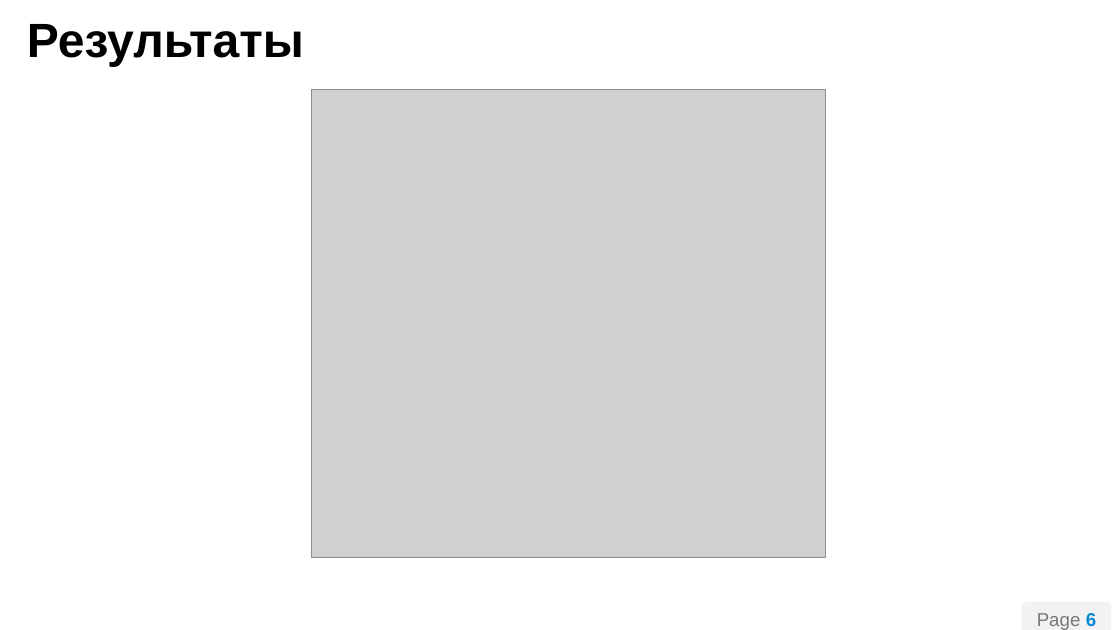
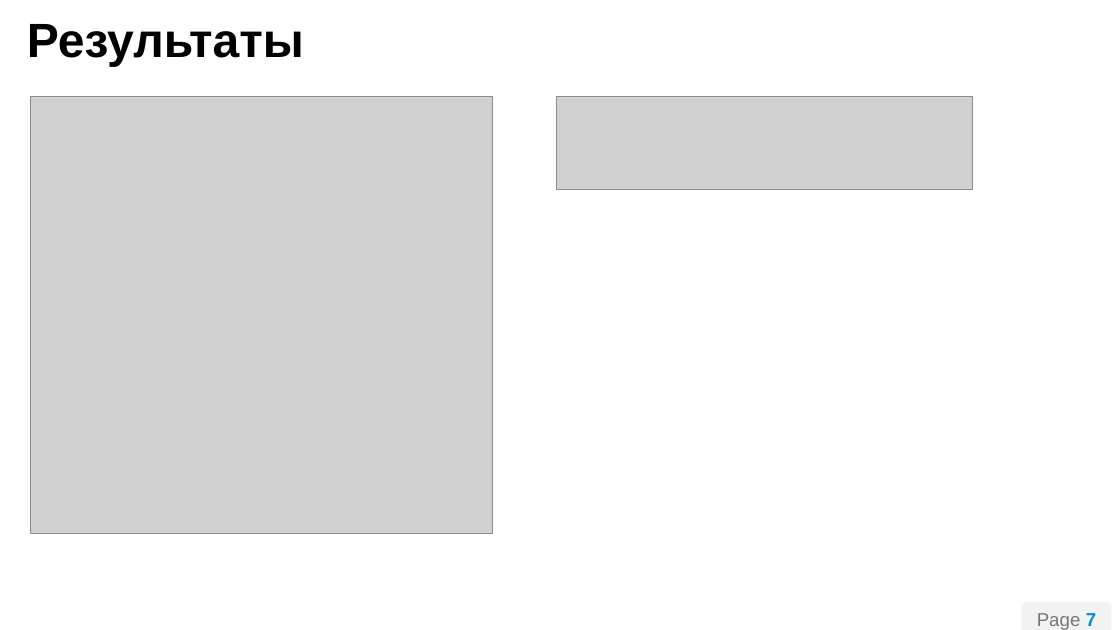
Before and after one commit to CompilerBootCamp/ProjectD, a slide deck: slide 7 of преза_Project_D_v2.pptx (slide 6 before the commit). Drawn at 1120x630 pixels with LibreOffice and Linux fonts; fonts in the diff are those of the drawing; grey boxes stand for pictures; background and template pictures are left out. Boxes give left, top, right and bottom in pixels: in the first picture for what was removed or moved away, otherwise in the second. Text is boxed around its words. In the diff, an @@ line names an element or a change of style, - is before the commit and + after.

```diff
--- a/преза_Project_D_v2.pptx
+++ b/преза_Project_D_v2.pptx
@@ picture removed at (311,89,827,558) @@
@@ picture added at (31,97,493,534) @@
@@ picture added at (557,97,973,190) @@
@@ page number at (1037,613,1096,630): text changed @@
-Page 6
+Page 7
```
Also in this commit, not shown: 2 other slides changed, 2 slides added, 2 slides removed.
